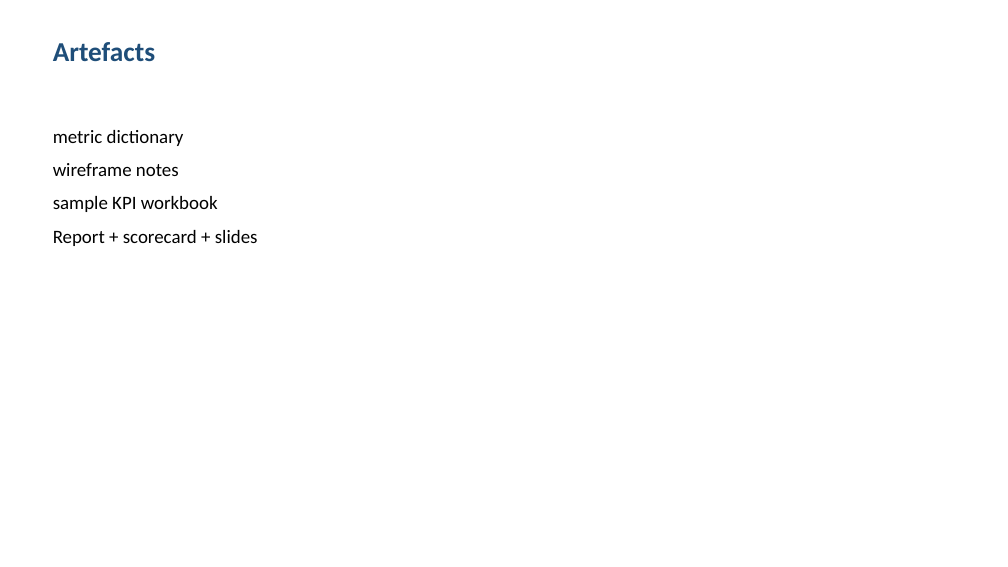
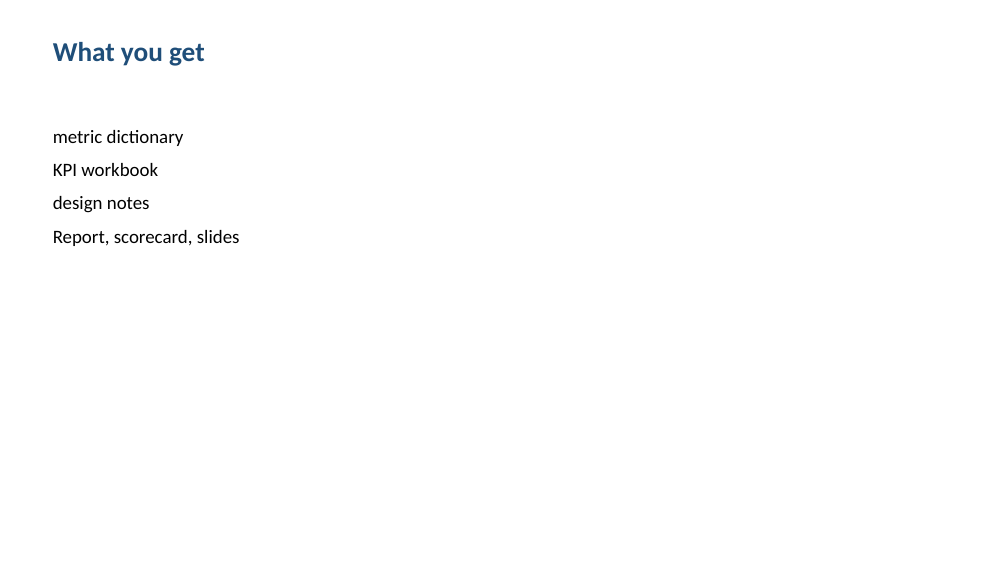
Before and after one commit to shohrabniaz/food-waste-analytics-for-hospitality-businesses, a slide deck: slide 3 of Final_Submission/02_Presentation.pptx. Drawn at 1008x567 pixels with LibreOffice and Linux fonts; fonts in the diff are those of the drawing. Boxes give left, top, right and bottom in pixels: in the first picture for what was removed or moved away, otherwise in the second. Text is boxed around its words. In the diff, an @@ line names an element or a change of style, - is before the commit and + after.

```diff
--- a/Final_Submission/02_Presentation.pptx
+++ b/Final_Submission/02_Presentation.pptx
@@ text at (53, 42, 205, 66): text changed @@
-Artefacts
+What you get
@@ text at (53, 163, 240, 246): text changed @@
-wireframe notes
-sample KPI workbook
-Report + scorecard + slides
+KPI workbook
+design notes
+Report, scorecard, slides
```
Also in this commit, not shown: 3 other slides changed, 12 other files.
